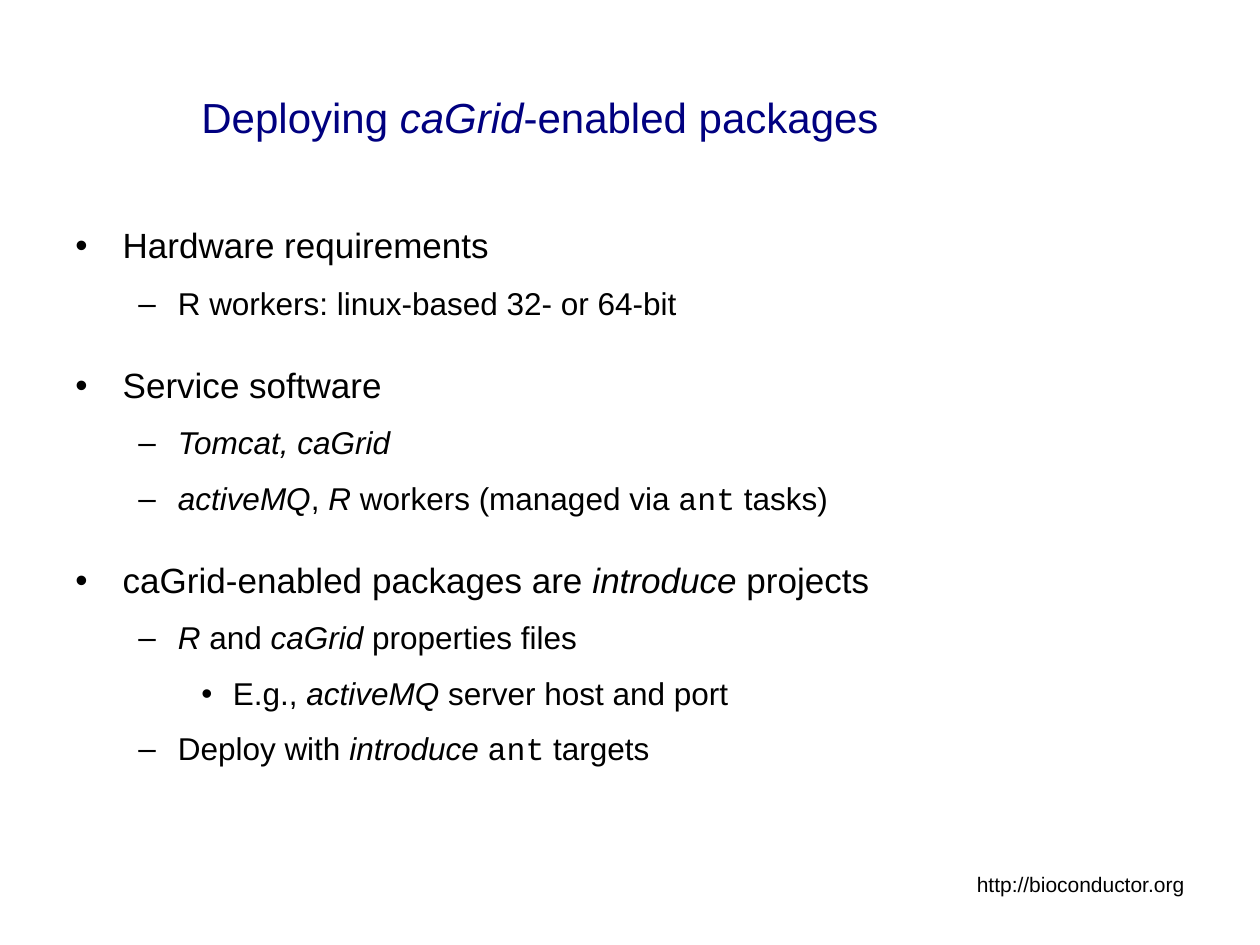
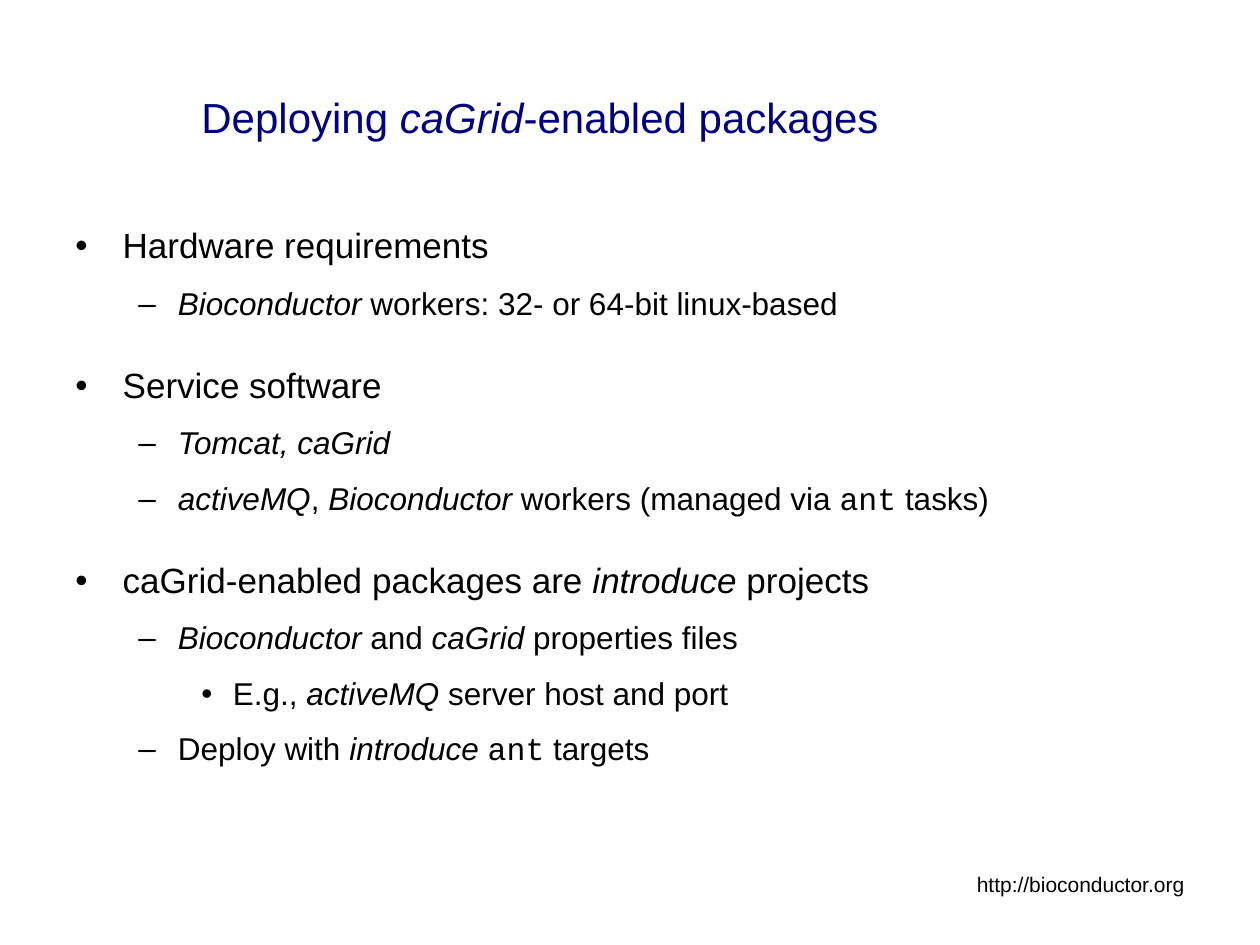
Before and after one commit to NCIP/bioconductor_v1, a slide deck: slide 22 of trunk/bioconductor/Presentations/caBIG_Annual_Meeting_2007_Tech_Demo.ppt. Drawn at 1260x945 pixels with LibreOffice and Linux fonts; fonts in the diff are those of the drawing; background and template pictures are left out. Boxes give left, top, right and bottom in pixels: in the first picture for what was removed or moved away, otherwise in the second. Text is boxed around its words. In the diff, an @@ line names an element or a change of style, - is before the commit and + after.

```diff
--- a/trunk/bioconductor/Presentations/caBIG_Annual_Meeting_2007_Tech_Demo.ppt
+++ b/trunk/bioconductor/Presentations/caBIG_Annual_Meeting_2007_Tech_Demo.ppt
@@ text at bbox=[178, 292, 838, 316]: text changed @@
-  – R workers: linux-based 32- or 64-bit
+  – Bioconductor workers: 32- or 64-bit linux-based
@@ text at bbox=[178, 487, 989, 516]: text changed @@
-  – activeMQ, R workers (managed via ant tasks)
+  – activeMQ, Bioconductor workers (managed via ant tasks)
@@ text at bbox=[178, 626, 738, 655]: text changed; italic on @@
-  – R and caGrid properties files
+  – Bioconductor and caGrid properties files
```
Also in this commit, not shown: 13 other slides changed, 1 slide removed.
